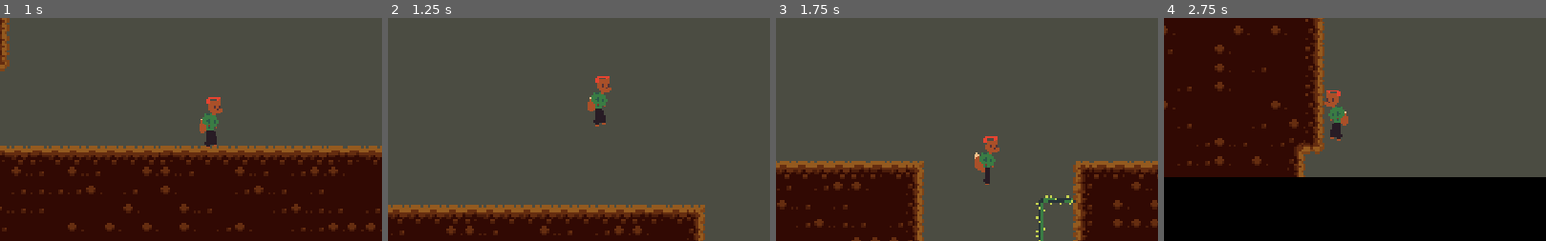
Above: before the commit, frames 1-4 (left to right).
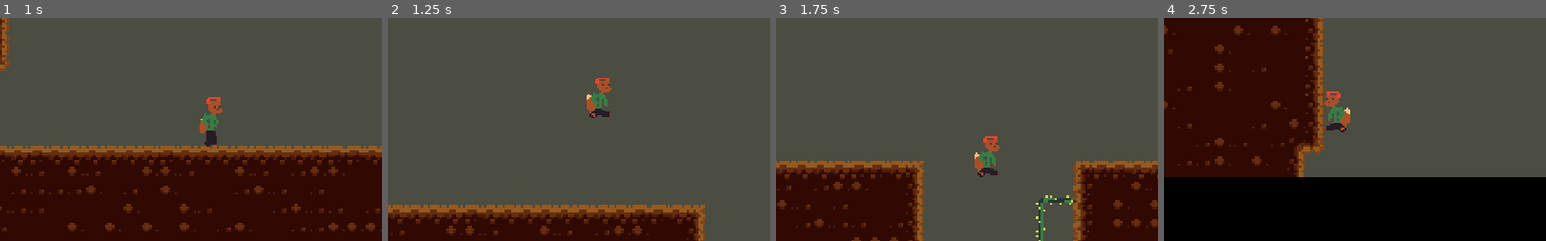
Above: after the commit, the same moments.

Repository: aridai-shi/gmtk2020
Game: Godot game, scene res://GameLoader.tscn
Same seed, same stepped clock (60 frames per second), same inputs: the game is played once before the commit and once after it. Sound files missing from this copy of the repository are replaced by a short silence.
Inputs:
- Up to frame 1 (1 s): hold Right (ui_right) from 0.53 s (still down); tap Space (ui_select) at 0.77 s
- Up to frame 2 (1.25 s): keep holding Right (ui_right)
- Up to frame 3 (1.75 s): keep holding Right (ui_right); tap Space (ui_select) at 1.52 s
- Up to frame 4 (2.75 s): release Right (ui_right) at 2.03 s; hold Left (ui_left) from 2.03 s (still down)
The pictures show only the part of the screen within x 26-76%, y 18-68%; the shares and areas given below are measured in that part.

Frame 1 is identical in both runs. In frame 2, 0.3% of the frame differs, in the area x 52-59%, y 26-49%; in frame 3, 0.4%, in the area x 52-59%, y 53-75%; in frame 4, 0.4%.

Commit message:
Added jump

Diff:
--- a/Player/Player.gd
+++ b/Player/Player.gd
@@ -28,14 +28,22 @@
 		velocity.x = clamp(velocity.x, -run_speed, run_speed)
 	if horiz == 0:
 		velocity.x = h_frict_damp * velocity.x
-		$AnimatedSprite.play("idle")
-	else:
-		$AnimatedSprite.play("walk")
 func on_beat():
 		$JumpBufferTimer.start(0.15)
+func animations():
+	var horiz = Input.get_action_strength("ui_right") - Input.get_action_strength("ui_left")
+	if is_on_floor():
+		if horiz == 0:
+			velocity.x = h_frict_damp * velocity.x
+			$AnimatedSprite.play("idle")
+		else:
+			$AnimatedSprite.play("walk")
+	else:
+		$AnimatedSprite.play("jump")
 func _physics_process(delta):
 	if controllable:
 		get_input()
+		animations()
 		$Camera2D.position.y = 20
 		if $Camera2D.global_position.y > 80:
 			$Camera2D.global_position.y = 80
--- a/Player/Player.tscn
+++ b/Player/Player.tscn
@@ -10,6 +10,7 @@
 [ext_resource path="res://Player/Animations/idle/idle1.png" type="Texture" id=8]
 [ext_resource path="res://Player/Animations/walk/walk1.png" type="Texture" id=9]
 [ext_resource path="res://Player/Animations/idle/idle2.png" type="Texture" id=10]
+[ext_resource path="res://Player/Animations/jump/jump3.png" type="Texture" id=11]
 
 [sub_resource type="RectangleShape2D" id=1]
 extents = Vector2( 4, 9.5204 )
@@ -25,6 +26,11 @@
 "loop": true,
 "name": "walk",
 "speed": 15.0
+}, {
+"frames": [ ExtResource( 11 ) ],
+"loop": false,
+"name": "jump",
+"speed": 10.0
 } ]
 
 [sub_resource type="ParticlesMaterial" id=3]
@@ -58,8 +64,7 @@
 position = Vector2( -0.367374, 4.54074 )
 scale = Vector2( 0.77, 0.7 )
 frames = SubResource( 2 )
-animation = "walk"
-frame = 1
+animation = "jump"
 playing = true
 
 [node name="JumpBufferTimer" type="Timer" parent="."]
Binary file added: Player/Animations/jump/jump1.png
Binary file added: Player/Animations/jump/jump2.png
Binary file added: Player/Animations/jump/jump3.png
Not shown: 1 places in Player/Player.tscn that only renumber resources
